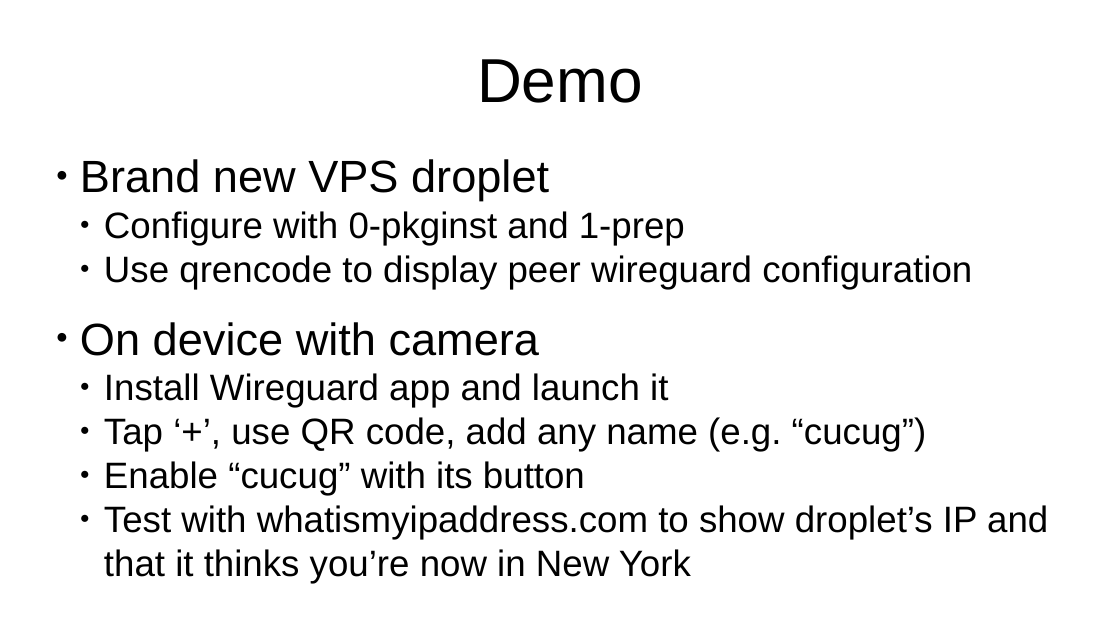
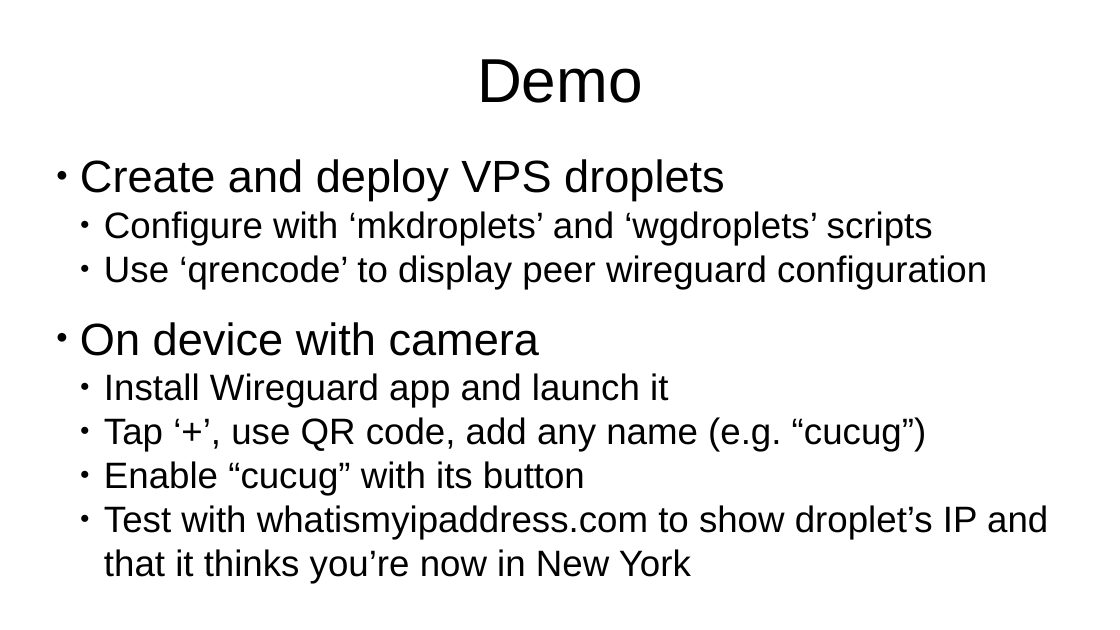
Before and after one commit to qbarnes/cucug-wireguard, a slide deck: slide 11 of talk/cucug-wireguard.odp. Drawn at 1120x630 pixels with LibreOffice and Linux fonts; fonts in the diff are those of the drawing. Boxes give left, top, right and bottom in pixels: in the first picture for what was removed or moved away, otherwise in the second. Text is boxed around its words. In the diff, an @@ line names an element or a change of style, - is before the commit and + after.

```diff
--- a/talk/cucug-wireguard.odp
+++ b/talk/cucug-wireguard.odp
@@ subtitle at box(80, 159, 987, 289): text changed @@
-● Brand new VPS droplet
-  ● Configure with 0-pkginst and 1-prep
-  ● Use qrencode to display peer wireguard configuration
+● Create and deploy VPS droplets
+  ● Configure with ‘mkdroplets’ and ‘wgdroplets’ scripts
+  ● Use ‘qrencode’ to display peer wireguard configuration
```
Also in this commit, not shown: 3 other slides changed, 2 other files.
